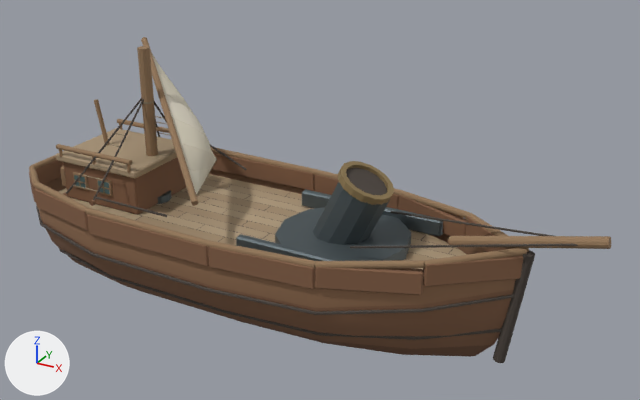
A saved change to the glTF model public/art/world3d/ships/bombardShip.glb.
Before and after are seen from a camera (50 mm lens) standing at (153.0, -240.0, 164.0) and looking at (19.0, 4.0, 42.0). The lights are fixed; the arrows at lower left show +X, +Y and +Z. The first picture is the older version. Vertices at exactly the same position are counted once.

Names of what the first picture shows: 'Gun', 'Hull'.
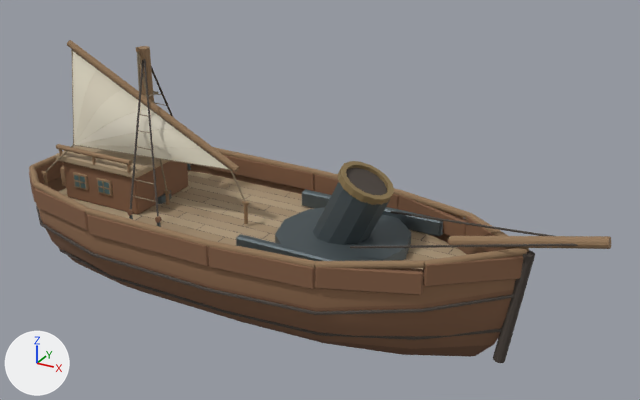
Location of each change, (x1, y1, x2, y2) in pixels of the pictures (640 x 400 px; the box of a moved part takes in the faces that stretch with it):
'Hull', reshaped: before (29, 37, 612, 363); after (29, 40, 612, 363)
part 1 of me_round_planked_hull_001, moved or reshaped: before (89, 199, 96, 206); after (127, 209, 134, 216)
part 2 of me_round_planked_hull_001, moved or reshaped: before (63, 192, 68, 197); after (155, 216, 162, 223)
part 3 of me_round_planked_hull_001, moved or reshaped: before (66, 97, 142, 194); after (130, 60, 144, 209)
part 4 of me_round_planked_hull_001, moved or reshaped (not visible before): after (144, 58, 159, 217)
part 5 of me_round_planked_hull_001, moved or reshaped: before (141, 37, 199, 206); after (67, 40, 239, 172)
part 6 of me_round_planked_hull_001, added: after (165, 192, 170, 205)
part 7 of me_round_planked_hull_001, added: after (244, 203, 248, 224)
part 8 of me_round_planked_hull_001, added: after (43, 173, 48, 186)
part 9 of me_round_planked_hull_001, moved or reshaped (not visible before): after (137, 52, 140, 89)
part 10 of me_round_planked_hull_001, moved or reshaped (not visible before): after (138, 52, 168, 191)
part 11 of me_round_planked_hull_001, deleted: before (74, 60, 247, 217)
part 12 of me_round_planked_hull_001, built on: before (93, 54, 216, 200); after (45, 50, 245, 202)

What the commit changed:
me_round_planked_hull_001 is used by ob_hull; location (0.0, 0.0, 0.0).
me_round_planked_hull_001 had 3686 vertices, 6232 faces and spanned x -96.0..116.0, y -36.0..36.0, z 0.0..88.0.
me_round_planked_hull_001 now has 4051 vertices, 6868 faces and spans x -96.0..116.0, y -36.0..36.0, z 0.0..89.0.
me_round_planked_hull_001 part 1: the loose piece of 24 vertices spanning x -56.0..-54.0, y -29.0..-27.0, z 37.0..39.0 is moved by (17.0, 0.0, 0.0).
me_round_planked_hull_001 part 2: the loose piece of 24 vertices spanning x -69.0..-67.0, y -29.0..-27.0, z 37.0..39.0 is moved by (42.0, 0.0, 0.0).
me_round_planked_hull_001 part 3: the loose piece of 12 vertices spanning x -68.0..-50.0, y -28.0..0.0, z 38.0..72.0 is scaled about its middle by (-0.666, 1, 1.45), then moved by (15.0, 0.0, 8.0).
me_round_planked_hull_001 part 4: the loose piece of 12 vertices spanning x -40.0..-30.0, y -10.0..-2.0, z 59.0..65.0 is multiplied about its middle by the matrix ((4.031, 0.84, 1.372), (-0.294, 4.023, -1.601), (-1.582, 1.394, 3.793)), then moved by (-3.0, -8.0, 0.0), in mat_tarred_oak (brown #4b423c).
me_round_planked_hull_001 part 5: the loose piece of 24 vertices spanning x -71.0..-9.0, y -29.0..25.0, z 46.0..84.0 is multiplied about its middle by the matrix ((-0.436, 0.381, 0.712), (-0.605, -0.691, 0.0), (0.536, -0.469, 0.579)), then moved by (-5.0, -2.0, 3.0).
me_round_planked_hull_001 part 6: a new loose piece, a 12-sided cylinder along z spanning x -41.7..-40.3, y -4.7..-3.3, z 31.0..36.0, in mat_cut_oak (brown #937657).
me_round_planked_hull_001 part 7: a new loose piece, a 12-sided cylinder along z spanning x -7.2..-5.8, y -4.7..-3.3, z 31.0..39.0, in mat_cut_oak (brown #937657).
me_round_planked_hull_001 part 8: a new loose piece, a 12-sided cylinder along z spanning x -87.2..-85.8, y -19.6..-18.2, z 31.0..40.0, in mat_cut_oak (brown #937657).
me_round_planked_hull_001 part 9: the loose piece of 12 vertices spanning x -59.0..-51.0, y 15.0, z 71.0..77.0 is scaled about its middle by (0, 1.04, -3.1), then moved by (5.0, -19.0, 6.0), in mat_hemp_rigging (brown #8b7d65).
me_round_planked_hull_001 part 10: the loose piece of 12 vertices spanning x -41.0..-36.0, y 8.0..10.0, z 62.0..66.0 is scaled about its middle by (1.97, -0.531, 11.6), then moved by (-7.0, -13.0, -2.0), in mat_hemp_rigging (brown #8b7d65).
me_round_planked_hull_001 part 11: 46 loose pieces with 580 vertices, spanning x -69.0..-11.0, y -33.0..33.0, z 38.0..82.0, are deleted.
me_round_planked_hull_001 part 12: 12 vertices moved from x -50.0, y 0.0, z 71.0..72.0 to x -50.0, y 0.0, z 87.0; 78 vertices removed from x -69.0..-11.0, y -28.0..24.0, z 38.0..82.0; 795 vertices added at x -87.0..-6.0, y -25.0..25.0, z 39.0..86.0.
Other edits to the shape of me_round_planked_hull_001 do not show in these pictures.
